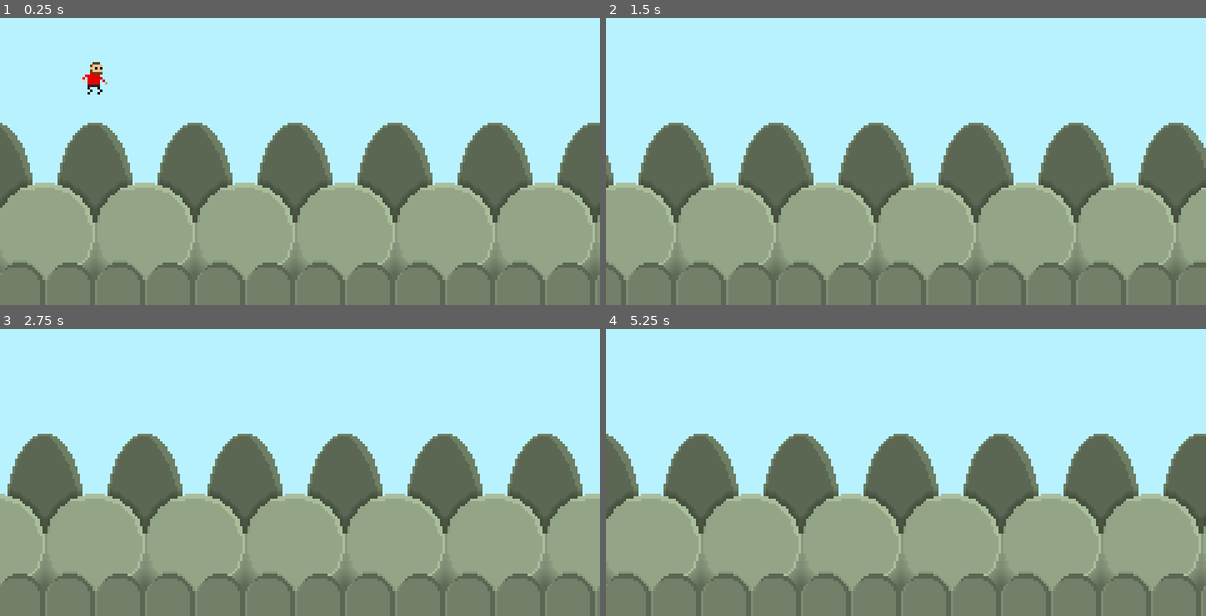
Above: before the commit, frames 1-4 (two rows, left to right).
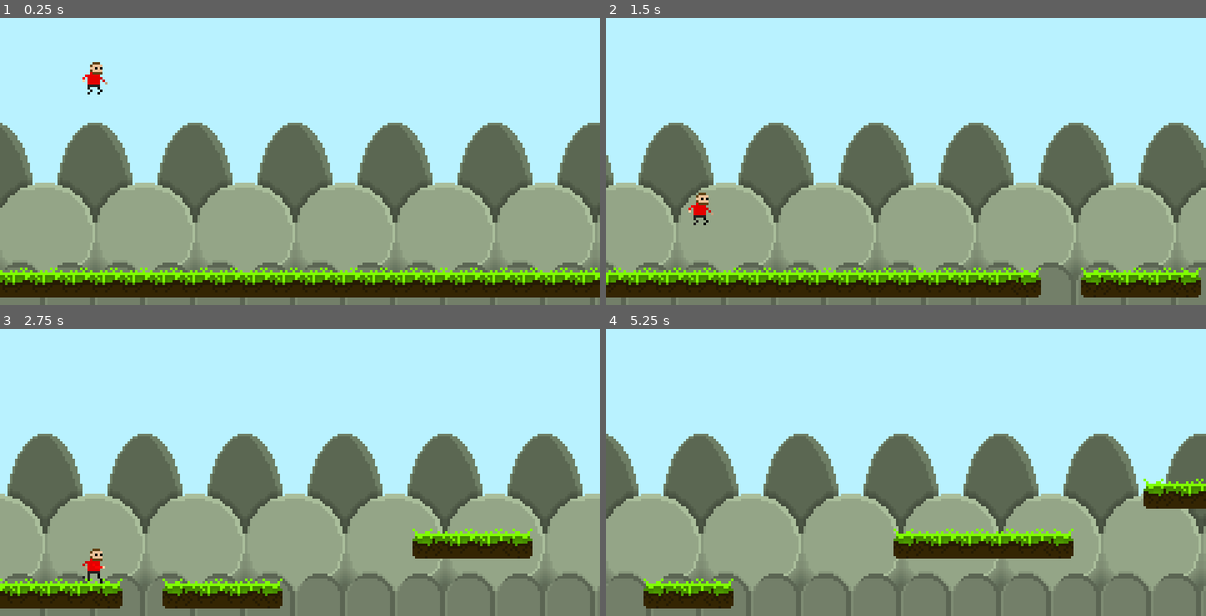
Above: after the commit, the same moments.

Repository: alexporcena/jumprunner
Game: Godot game, scene res://cenas/Jogo.tscn
The game is run twice, just before and just after one commit, with the same random seed, the same clock (stepped at 60 frames per second) and the same inputs.
Inputs:
- Up to frame 1 (0.25 s): no input
- Up to frame 2 (1.5 s): tap Up (pular) at 0.77 s
- Up to frame 3 (2.75 s): tap Up (pular) at 1.52 s
- Up to frame 4 (5.25 s): tap Up (pular) at 3.02, 3.77, 4.52 s

The runs differ from the first frame. In frame 1, 9.1% of the frame differs, in the area x 0-100%, y 86-98%; in frame 2, 8.6%; in frame 3, 5.7%; in frame 4, 5.0%.

Commit message:
Add files via upload

Diff:
--- a/cenas/Jogo.tscn
+++ b/cenas/Jogo.tscn
@@ -1,7 +1,8 @@
-[gd_scene load_steps=3 format=2]
+[gd_scene load_steps=4 format=2]
 
 [ext_resource path="res://cenas/PlanodeFundo.tscn" type="PackedScene" id=1]
 [ext_resource path="res://cenas/Personagem.tscn" type="PackedScene" id=2]
+[ext_resource path="res://cenas/SpawnerPlataformas.tscn" type="PackedScene" id=3]
 
 [node name="Jogo" type="Node2D"]
 
@@ -9,3 +10,5 @@
 
 [node name="Personagem" parent="." instance=ExtResource( 2 )]
 position = Vector2( 38, 28 )
+
+[node name="SpawnerPlataformas" parent="." instance=ExtResource( 3 )]
--- /dev/null
+++ b/cenas/SpawnerPlataformas.tscn
@@ -0,0 +1,11 @@
+[gd_scene load_steps=2 format=2]
+
+[ext_resource path="res://scripts/SpawnerPlataformas.gd" type="Script" id=1]
+
+[node name="SpawnerPlataformas" type="Node2D"]
+script = ExtResource( 1 )
+
+[node name="Timer" type="Timer" parent="."]
+autostart = true
+
+[connection signal="timeout" from="Timer" to="." method="_on_Timer_timeout"]
--- a/scripts/Plataforma.gd
+++ b/scripts/Plataforma.gd
@@ -1,9 +1,6 @@
 extends Node2D
 
 const VELOCIDADE_PLATAFORMA = -100
-
-func _ready():
-	criar_plataforma(5)
 
 func criar_plataforma(celulas):
 	$TileMap.set_cell(0, 0, 0)
--- /dev/null
+++ b/scripts/SpawnerPlataformas.gd
@@ -0,0 +1,36 @@
+extends Node2D
+
+onready var Plataforma = load("res://cenas/Plataforma.tscn")
+var posicao_anterior = Vector2.ZERO
+var plataforma_inicial = true
+var top_down = 0
+
+func _ready():
+	randomize()
+	sort_plataforma(25)
+
+func sort_plataforma(celulas):
+
+	var instancia_plataforma = Plataforma.instance()
+
+	if plataforma_inicial:
+		posicao_anterior = Vector2(0, 120)
+		plataforma_inicial = false
+	else:
+		top_down = randi() % 2 #Valor = 0 (acima) ou = 1 (abaixo)
+
+		if top_down == 0:
+			posicao_anterior = Vector2(240, max(60, posicao_anterior.y - 20))
+		else:
+			posicao_anterior = Vector2(240, min(120, posicao_anterior.y + 20))
+
+	instancia_plataforma.position = posicao_anterior
+	instancia_plataforma.criar_plataforma(celulas)
+	add_child(instancia_plataforma)
+
+
+func _on_Timer_timeout():
+
+	var celulas = randi() % 5 + 1
+
+	sort_plataforma(celulas)
